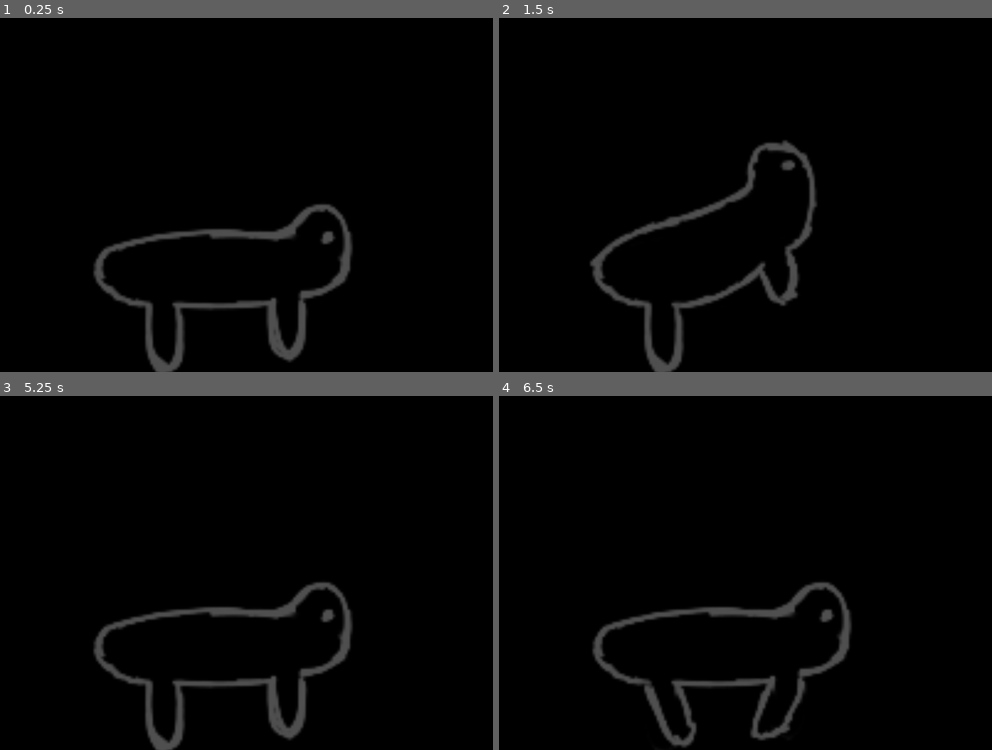
Above: before the commit, frames 1-4 (two rows, left to right).
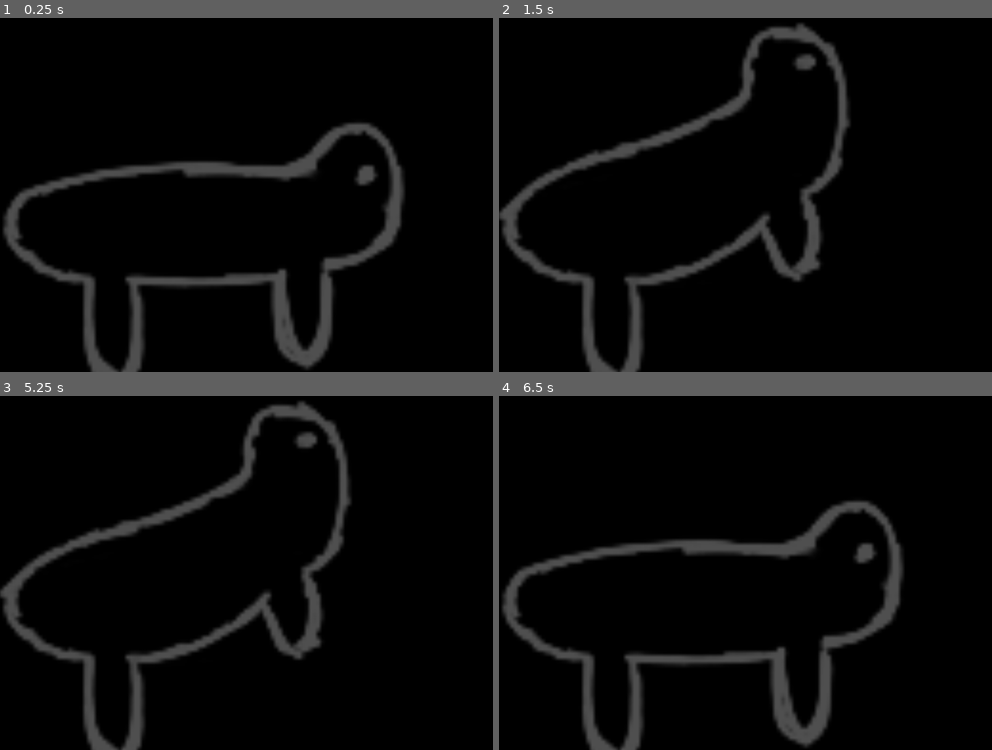
Above: after the commit, the same moments.

Repository: fabianternis/my-screen-pet
Game: Godot game, scene res://main.tscn
Same seed, same stepped clock (60 frames per second), same inputs: the game is played once before the commit and once after it.
Inputs (mouse positions are in pixels of both pictures, inside the frame that each line leads up to):
- Up to frame 1 (0.25 s): no input
- Up to frame 2 (1.5 s): tap Enter at 0.5 s; drag from (720, 287) to (outside the picture) at 0.52 s; tap Space at 1.25 s; drag from (646, 148) to (720, 287) at 1.27 s
- Up to frame 3 (5.25 s): move the mouse to (outside the picture) at 2.02 s; hold Right 2.03-2.75 s; tap Alt at 2.1, 3.6, 5.1 s; tap Enter at 2.75, 4.25 s; drag from (221, 601) to (98, 431) at 2.77 s; tap Space at 3.5 s; move the mouse to (394, 576) at 3.52 s; hold Left 3.53-4.25 s; drag from (98, 431) to (221, 665) at 4.27 s; move the mouse to (271, 502) at 5.02 s; hold Down from 5.03 s (still down); click (271, 502) at 5.17 s
- Up to frame 4 (6.5 s): release Down at 5.75 s; tap Space at 5.75 s; drag from (outside the picture) to (646, 526) at 5.77 s

The runs differ from the first frame. In frame 1, 13% of the frame differs, in the area x 0-82%, y 29-100%; in frame 2, 12%; in frame 3, 12%; in frame 4, 13%.

Commit message:
feat: update pet-scale ...

Diff:
--- a/main.tscn
+++ b/main.tscn
@@ -91,10 +91,13 @@
 size = Vector2(105, 68)
 
 [node name="Node2D" type="Node2D" unique_id=1802095796]
+position = Vector2(-55.999992, -139)
+scale = Vector2(1.7, 1.7)
 script = ExtResource("1_1bvp3")
 
 [node name="AnimatedSprite2D" type="AnimatedSprite2D" parent="." unique_id=1882347918]
-position = Vector2(101, 180)
+position = Vector2(91.17646, 184.11765)
+scale = Vector2(0.9111765, 0.91823524)
 sprite_frames = SubResource("SpriteFrames_nth25")
 animation = &"drag"
 
